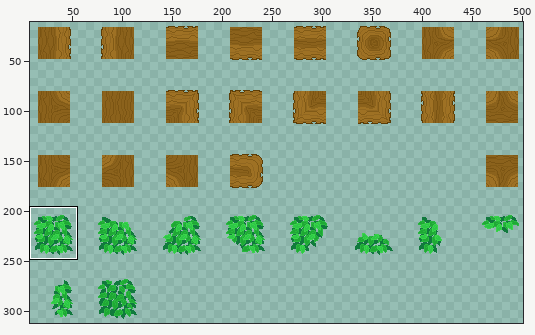
Edited in one commit: sprite sheet (assets/sprites/environment/tree-tiles.png). The first picture is a wide view before the edit; the outline marks the close-up.
Close-up. Before:
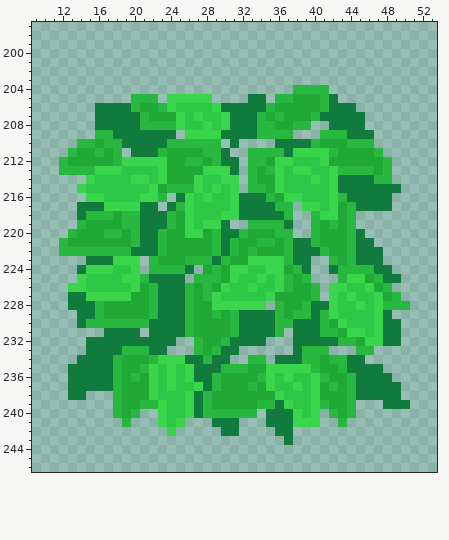
The file is 512x512 pixels. Shown: x 9..53, y 197..246. The wide view leaves out empty margins. The commit also changed other parts of the picture, which this record leaves out.
Now the later version:
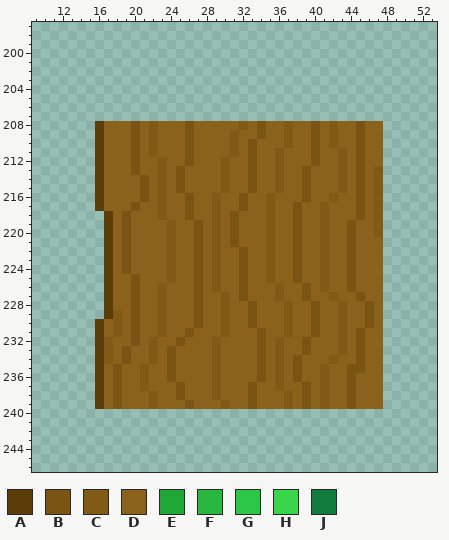
Palette (. is transparent): A #5c3d07  B #7a5413  C #815a16  D #8b621c  E #1fa835  F #28b83f  G #2dc747  H #39d54a  J #117a3d
The exact change:
Changed rows in their new state; - is an unchanged pixel.
first column x 12:
204 --------------------------....---------
205 --------...-.....----..-.......--------
206 ----.............................------
207 ----..............................-----
208 ----ADDDBDCDDDBDDDDDCDBDDCDDBDCDDBDD---
209 ----ADDDBDCDDDBDDDDCDDBDDCDDBDCDDBDD---
210 --..ADDDBDCDDDBDDDDCDBDDDCDDBDCDDBDD---
211 -...ADDDBDCDDDBDDDDCDBDDCDDDBDDCDBDD---
212 ....ADDDBDDCDDBDDDCDDBDDCDDDBDDCDBDD.--
213 ....ADDDBDDCDBDDDDCDDBDDCDDBDDDCDBDC.--
214 ---.ADDDDBDCDBDDDDCDDBDDCDDBDDDCDBDC.--
215 --..ADDDDBDCDBDDDDCDDBDDCDDBDDDCDBDC..-
216 ---.ADDDDBDCDDBDDCDDBDDCDDDBDDCDDBDC.--
217 --..ADDDBDDCDDBDDCDDBDDCDDBDDCDDDBDC.--
218 --...ADBDDDCDDBDDCDBDDDCDDBDDCDDDBDC---
219 --...ADBDDDDCDDBDCDBDDDCDDBDDCDDBDDC---
220 -....ADBDDDDCDDBDCDBDDDCDDBDDCDDBDDC---
221 .....ADBDDDDCDDBDCDBDDDCDDBDDCDDBDDD---
222 .....ADBDDDDCDDBDCDDBDDCDDBDDCDDBDDD---
223 ---..ADBDDDDCDDBDCDDBDDCDDBDDCDDBDDD---
224 --...ADBDDDDCDDBDCDDBDDCDDBDDCDDBDDD.--
225 --...ADDBDDDCDDBDCDDBDDCDDBDDCDDBDDD..-
226 -....ADDBDDCDDDBDCDDBDDDCDDBDCDDBDDD.--
227 -....ADDBDDCDDDBDDCDBDDDCDDBDDCDDBDD..-
228 -....ADDBDDCDDDBDDCDDBDDDCDDBDDCDDBD...
229 --...ACDBDDCDDDBDDCDDBDDDCDDBDDCDDBD.--
230 --..ADCDBDDCDDDBDDCDDBDDDCDDBDDCDDBD..-
231 ----ADCDBDDCDDBDDDCDDDBDDCDDBDDCDBDD..-
232 ---.ACDDBDCDDBDDDCDDDDBDCDDBDDDCDBDD..-
233 ---.ACDBDDCDBDDDDCDDDDBDCDDBDDDCDBDD---
234 --..ACDBDDCDBDDDDCDDDDBDCDBDDDCDDBDD---
235 -...ADBDDCDDBDDDDCDDDDBDCDBDDCDDBBDD---
236 -...ADBDDCDDBDDDDCDDDDBDCDBDDCDDBDDD.--
237 -...ADBDDCDDDBDDDCDDDBDDCDDBDCDDBDDD..-
238 -..-ADBDDDCDDBDDDCDDDBDDDCDBDCDDBDDD..-
239 ----ADBDDDCDDDBDDDCDDBDDDCDBDCDDBDDD...
240 ------...--...........-......-...------
241 -------.---...---...---......--.-------
242 ------------.-----..----..-------------
243 -------------------------.-------------
Pixel boxes of the changes (left, top, right, bottom) in both close-ups:
changed: (59, 85, 410, 445)
